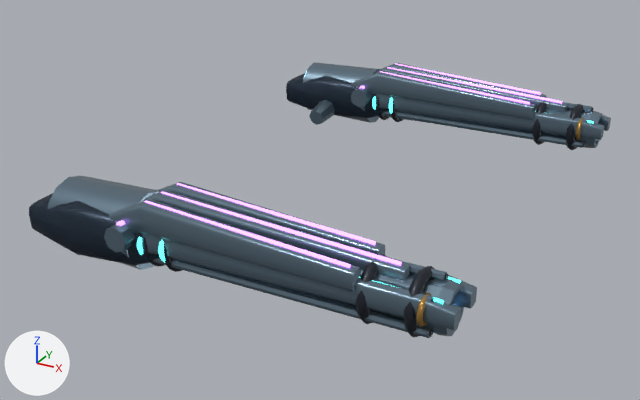
One commit to the glTF model art/blender/fittings/bastion/mount.glb: the scene before it, then after it.
One viewpoint serves both versions: a 50 mm lens placed at (27.8, -40.6, 27.3), pointed at (6.4, -1.7, 7.9). Every picture has the same lights, and +X, +Y and +Z are marked at lower left. The older version comes first. Where no turn or scale is listed for an object, it has been applied to the vertices.

Objects in the first picture: 'm_array Brushed fitting edges', 'm_array m_array emitter', 'm_heavy Brushed fitting edges', 'm_rotary Brushed fitting edges', 'm_rotary Machined graphite', 'm_siege Brushed fitting edges', 'm_siege Fitting gunmetal' and 3 more.
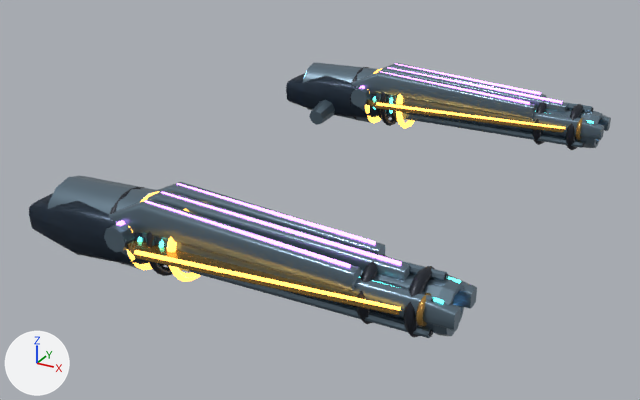
Where the change shows, as pixel boxes [x1, y1, x2, y2] in the pictures (640 x 400 px):
'm_solarfang Champagne gold edging', added (mostly hidden): after [127, 99, 564, 315]
'm_solarfang m_solarfang emitter', added: after [127, 69, 565, 311]
'm_solarfang Machined graphite', added (mostly hidden): after [108, 67, 396, 276]

Patch to the scene script:
```diff
--- a/art/blender/fittings/bastion/mount.glb.py
+++ b/art/blender/fittings/bastion/mount.glb.py
@@ mat_m_solarfang_emitter @@
+mat_m_solarfang_emitter = principled_material('m_solarfang emitter')
+mat_m_solarfang_emitter.base_color = (1.0, 0.47, 0.08)  # orange #ffb650
+mat_m_solarfang_emitter.metallic = 0.1
+mat_m_solarfang_emitter.roughness = 0.28
+mat_m_solarfang_emitter.emission_color = (1.0, 0.47, 0.08)  # orange #ffb650
+mat_m_solarfang_emitter.emission_strength = 2.8
@@ me_solar_heat_sink_fin @@
+me_solar_heat_sink_fin.from_pydata(...)  # 576 vertices, 1168 faces; spans x -1.3..1.3, y -13.9..13.9, z -1.9..1.9
+me_solar_heat_sink_fin.materials.append(mat_machined_graphite)  # dark blue #232934
@@ me_hot_inner_lip_020 @@
+me_hot_inner_lip_020.from_pydata(...)  # 960 vertices, 1920 faces; spans x -6.6..6.6, y -14.7..14.7, z -1.9..1.9
+me_hot_inner_lip_020.materials.append(mat_m_solarfang_emitter)  # orange #ffb650, glowing orange #ffb650
@@ me_solar_fang @@
+me_solar_fang.from_pydata(...)  # 192 vertices, 368 faces; spans x -7.1..7.1, y -14.6..14.6, z -0.2..0.2
+me_solar_fang.materials.append(mat_champagne_gold_edging)  # orange #b68e49
@@ ob_m_solarfang_machined_graphite @@
+ob_m_solarfang_machined_graphite = bpy.data.objects.new('m_solarfang Machined graphite', me_solar_heat_sink_fin)
+ob_m_solarfang_machined_graphite.location = (3.35, 0.0, 9.63)
@@ ob_m_solarfang_m_solarfang_emitter @@
+ob_m_solarfang_m_solarfang_emitter = bpy.data.objects.new('m_solarfang m_solarfang emitter', me_hot_inner_lip_020)
+ob_m_solarfang_m_solarfang_emitter.location = (9.77, 0.0, 9.63)
@@ ob_m_solarfang_champagne_gold_edging @@
+ob_m_solarfang_champagne_gold_edging = bpy.data.objects.new('m_solarfang Champagne gold edging', me_solar_fang)
+ob_m_solarfang_champagne_gold_edging.location = (9.18, 0.0, 9.74)
```
